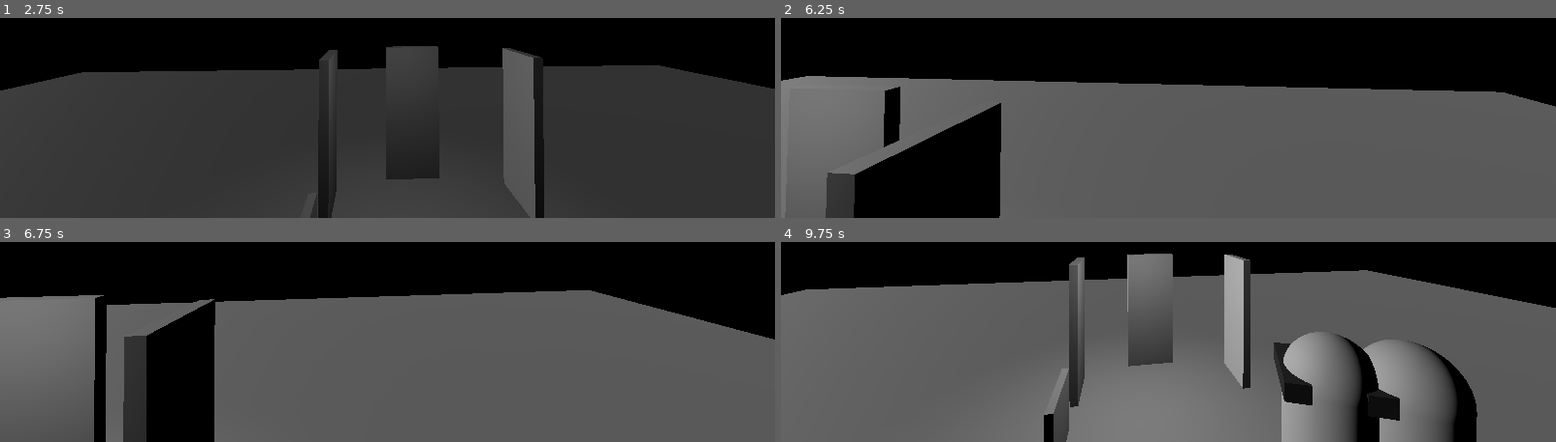
Above: before the commit, frames 1-4 (two rows, left to right).
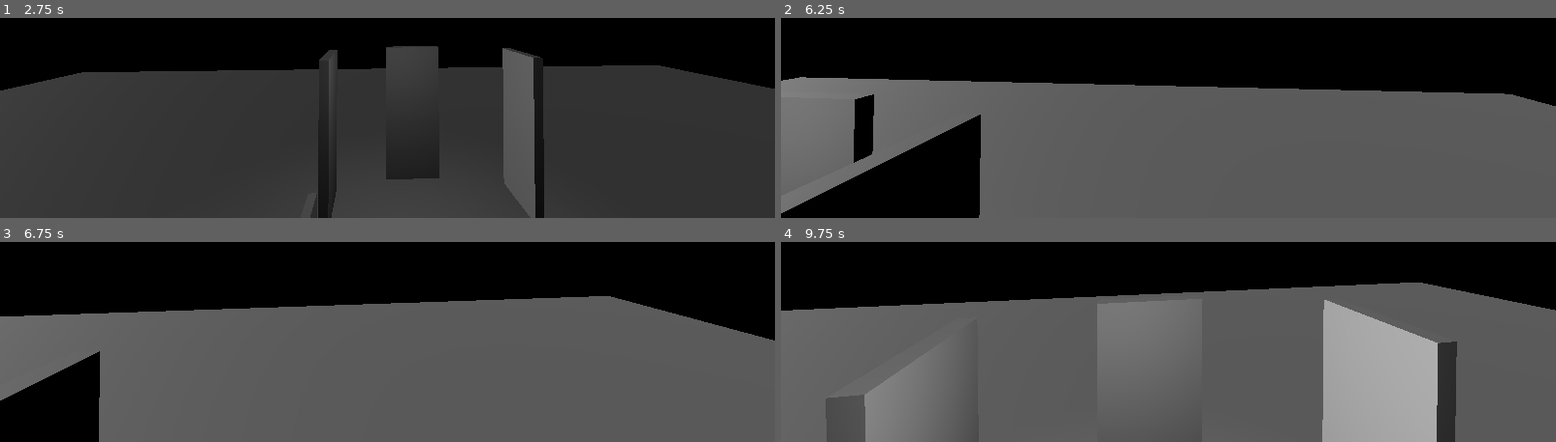
Above: after the commit, the same moments.

Repository: BradyKearley/CUGlobalGameJam2026
Game: Godot game, scene res://Tscn/Player/TestMap.tscn
The game is run twice, just before and just after one commit, with the same random seed, the same clock (stepped at 60 frames per second) and the same inputs.
Inputs (mouse positions are in pixels of both pictures, inside the frame that each line leads up to):
- Up to frame 1 (2.75 s): tap Enter at 0.5, 2 s; move the mouse to (outside the picture) at 0.52 s; hold A (A) 0.53-1.28 s; tap D (D) at 0.8, 1.35 s; tap Space at 1.25 s; move the mouse to (outside the picture) at 1.27 s; tap E (Interact) at 1.55, 2.1 s; move the mouse to (outside the picture) at 2.02 s; hold S (S) from 2.03 s (still down)
- Up to frame 2 (6.25 s): move the mouse to (outside the picture) at 2.77 s; release S (S) at 2.78 s; tap S (S) at 2.85, 6.05 s; tap W (W) at 3.05 s; tap Space at 3.5 s; move the mouse to (outside the picture) at 3.52 s; hold W (W) 3.53-4.28 s; tap A (A) at 3.8, 4.35 s; move the mouse to (outside the picture) at 4.27 s; tap D (D) at 4.55 s; tap Enter at 5 s; move the mouse to (outside the picture) at 5.02 s; hold D (D) 5.03-5.78 s; tap E (Interact) at 5.3, 5.85 s; move the mouse to (outside the picture) at 5.77 s
- Up to frame 3 (6.75 s): tap Space at 6.5 s; move the mouse to (outside the picture) at 6.52 s; hold S (S) from 6.53 s (still down)
- Up to frame 4 (9.75 s): tap W (W) at 6.8, 7.35 s; move the mouse to (outside the picture) at 7.27 s; release S (S) at 7.28 s; tap A (A) at 7.55 s; move the mouse to (outside the picture) at 8.02 s; hold A (A) 8.03-8.78 s; tap D (D) at 8.3, 8.85 s; move the mouse to (outside the picture) at 8.77 s; tap E (Interact) at 9.05, 9.6 s; move the mouse to (outside the picture) at 9.52 s; hold S (S) from 9.53 s (still down)

Frame 1 is identical in both runs. In frame 2, 4.9% of the frame differs, in the area x 0-100%, y 28-100%; in frame 3, 15%; in frame 4, 32%, in the area x 0-100%, y 5-100%.

Commit message:
CodeLock

Diff:
--- a/Player.gd
+++ b/Player.gd
@@ -6,8 +6,8 @@
 @onready var camera = $Camera3D
 @onready var raycast = $Camera3D/RayCast3D
 
-const noteUi: PackedScene = preload("res://Tscn/Ui/note_ui.tscn");
-const combinationLockUi: PackedScene = preload("res://combination_lock.tscn");
+const noteUi: PackedScene = preload("res://Tscn/Ui/note_ui.tscn")
+const combinationLockUi: PackedScene = preload("res://combination_lock.tscn")
 var noteUiPresent = false
 var lockUiPresent = false
 func _ready():
@@ -28,14 +28,15 @@
 func _physics_process(delta):
 	# Handle WASD movement
 	var input_dir = Vector3.ZERO
-	if Input.is_action_pressed("D"): # D key
-		input_dir.x += 1
-	if Input.is_action_pressed("A"): # A key
-		input_dir.x -= 1
-	if Input.is_action_pressed("S"): # S key
-		input_dir.z += 1
-	if Input.is_action_pressed("W"): # W key
-		input_dir.z -= 1
+	if not noteUiPresent and not lockUiPresent:
+		if Input.is_action_pressed("D"): # D key
+			input_dir.x += 1
+		if Input.is_action_pressed("A"): # A key
+			input_dir.x -= 1
+		if Input.is_action_pressed("S"): # S key
+			input_dir.z += 1
+		if Input.is_action_pressed("W"): # W key
+			input_dir.z -= 1
 
 	# Transform movement relative to player's rotation (where you're looking)
 	if input_dir != Vector3.ZERO:
@@ -72,8 +73,9 @@
 			Input.set_mouse_mode(Input.MOUSE_MODE_VISIBLE)
 		if collider.is_in_group("Voice") and Input.is_action_just_pressed("Interact"):
 			collider.get_parent().playVoice()
-		if collider.is_in_group("Lock") and Input.is_action_just_pressed("Interact") and not lockUiPresent:
+		if collider.is_in_group("CodeLock") and Input.is_action_just_pressed("Interact") and not lockUiPresent:
 			var lock_ui_instance = combinationLockUi.instantiate()
+			lock_ui_instance.correct_combination = collider.get_parent().code
 			add_child(lock_ui_instance)
 			# Connect the signals to handle lock events
 			lock_ui_instance.lock_closed.connect(resetMouseFromLock)
@@ -92,4 +94,3 @@
 	lockUiPresent = false
 	Input.set_mouse_mode(Input.MOUSE_MODE_CAPTURED)
 	# Add your unlock logic here - what happens when the lock opens?
-	print("Lock opened! Add your unlock logic here.")
--- a/Tscn/Player/TestMap.tscn
+++ b/Tscn/Player/TestMap.tscn
@@ -9,6 +9,7 @@
 [ext_resource type="PackedScene" uid="uid://rwrj2kpqpx2o" path="res://Tscn/game_manager.tscn" id="7_un6sn"]
 [ext_resource type="PackedScene" uid="uid://b0dvaq7xi83ms" path="res://Tscn/Clock.tscn" id="8_viy3q"]
 [ext_resource type="PackedScene" uid="uid://br6qebqohpdft" path="res://TestPerson.tscn" id="9_abc123"]
+[ext_resource type="PackedScene" uid="uid://bnwve2nhljql4" path="res://code_lock.tscn" id="10_w7tib"]
 
 [sub_resource type="BoxMesh" id="BoxMesh_trbfg"]
 
@@ -97,3 +98,7 @@
 [node name="Path3D" type="Path3D" parent="." unique_id=1745892307]
 transform = Transform3D(1, 0, 0, 0, 1, 0, 0, 0, 1, 0, -0.38974106, 0)
 curve = SubResource("Curve3D_3n6f3")
+
+[node name="CodeLock" parent="." unique_id=770823836 instance=ExtResource("10_w7tib")]
+transform = Transform3D(-0.100000024, 0, 0, 0, 0.9, 0, 0, 0, 1, 2.3249683, 0, 0)
+code = "aaa"
--- /dev/null
+++ b/code_lock.gd
@@ -0,0 +1,2 @@
+extends MeshInstance3D
+@export var code:String
--- /dev/null
+++ b/code_lock.tscn
@@ -0,0 +1,18 @@
+[gd_scene format=3 uid="uid://bnwve2nhljql4"]
+
+[ext_resource type="Script" uid="uid://c3e2a5mbbqkck" path="res://code_lock.gd" id="1_s2mxn"]
+
+[sub_resource type="BoxMesh" id="BoxMesh_b8pw5"]
+
+[sub_resource type="ConcavePolygonShape3D" id="ConcavePolygonShape3D_pvtvg"]
+data = PackedVector3Array(-0.5, 0.5, 0.5, 0.5, 0.5, 0.5, -0.5, -0.5, 0.5, 0.5, 0.5, 0.5, 0.5, -0.5, 0.5, -0.5, -0.5, 0.5, 0.5, 0.5, -0.5, -0.5, 0.5, -0.5, 0.5, -0.5, -0.5, -0.5, 0.5, -0.5, -0.5, -0.5, -0.5, 0.5, -0.5, -0.5, 0.5, 0.5, 0.5, 0.5, 0.5, -0.5, 0.5, -0.5, 0.5, 0.5, 0.5, -0.5, 0.5, -0.5, -0.5, 0.5, -0.5, 0.5, -0.5, 0.5, -0.5, -0.5, 0.5, 0.5, -0.5, -0.5, -0.5, -0.5, 0.5, 0.5, -0.5, -0.5, 0.5, -0.5, -0.5, -0.5, 0.5, 0.5, 0.5, -0.5, 0.5, 0.5, 0.5, 0.5, -0.5, -0.5, 0.5, 0.5, -0.5, 0.5, -0.5, 0.5, 0.5, -0.5, -0.5, -0.5, 0.5, 0.5, -0.5, 0.5, -0.5, -0.5, -0.5, 0.5, -0.5, 0.5, 0.5, -0.5, -0.5, -0.5, -0.5, -0.5)
+
+[node name="CodeLock" type="MeshInstance3D" unique_id=2076376056 groups=["CodeLock"]]
+transform = Transform3D(-0.100000024, 0, 0, 0, 0.9, 0, 0, 0, 1, 0, 0, 0)
+mesh = SubResource("BoxMesh_b8pw5")
+script = ExtResource("1_s2mxn")
+
+[node name="StaticBody3D" type="StaticBody3D" parent="." unique_id=1206390239 groups=["CodeLock"]]
+
+[node name="CollisionShape3D" type="CollisionShape3D" parent="StaticBody3D" unique_id=1794465934 groups=["CodeLock"]]
+shape = SubResource("ConcavePolygonShape3D_pvtvg")
--- a/combination_lock.tscn
+++ b/combination_lock.tscn
@@ -8,7 +8,7 @@
 signal lock_closed
 signal lock_opened
 
-var correct_combination = \"ABC\"  # Change this to your desired combination
+var correct_combination: String
 var current_input = \"\"
 
 @onready var input1 = $Panel/HBoxContainer/Input1
@@ -49,7 +49,7 @@
 func _on_submit_pressed():
 	current_input = (input1.text + input2.text + input3.text).to_upper()
 
-	if current_input == correct_combination:
+	if current_input == correct_combination.to_upper():
 		status_label.text = \"UNLOCKED!\"
 		await get_tree().create_timer(1.0).timeout
 		lock_opened.emit()
Not shown, added: code_lock.gd.uid
